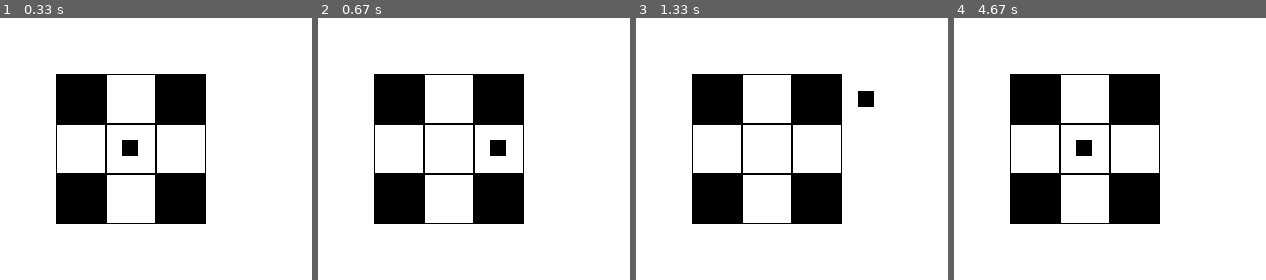
Above: before the commit, frames 1-4 (left to right).
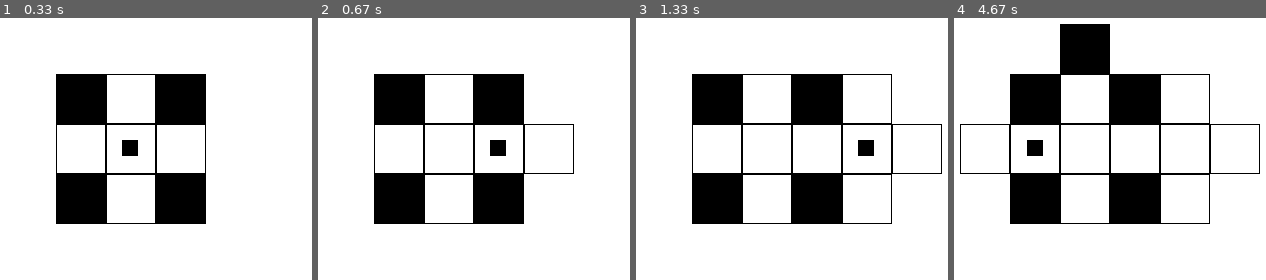
Above: after the commit, the same moments.

Repository: sillypantscoder/pygame_maze
Game: pygame game, started from main.py
Two runs of this game, one before a commit and one after it. Both use one fixed random seed, a clock stepped at 60 frames per second and the inputs below.
Inputs:
- Up to frame 1 (0.33 s): no input
- Up to frame 2 (0.67 s): hold D from 0.33 s (still down)
- Up to frame 3 (1.33 s): release D at 0.8 s; hold W 0.83-1.13 s; hold D from 1.17 s (still down)
- Up to frame 4 (4.67 s): release D at 1.63 s; hold A 1.67-2.2 s; hold S 2.23-2.53 s; hold A 2.57-2.97 s; hold W 3-3.37 s; hold D 3.4-4.03 s; hold S 4.07-4.43 s; hold A from 4.47 s (still down)

Frame 1 is identical in both runs. In frame 2, 0.2% of the frame differs, in the area x 66-83%, y 40-60%; in frame 3, 1.6%; in frame 4, 4.9%, in the area x 1-99%, y 2-79%.

Commit message:
Blocks generate as you walk around

Diff:
--- a/main.py
+++ b/main.py
@@ -1,4 +1,5 @@
 import pygame
+import random
 
 WHITE = (255, 255, 255)
 BLACK = (0, 0, 0)
@@ -7,16 +8,44 @@
 playerpos = [0, 0]
 SCREENSIZE = [500, 500]
 
+def getBlock(x: int, y: int) -> "dict[str, int] | None":
+	"""Returns the block at the given coordinates."""
+	for block in BOARD:
+		if block["x"] == x and block["y"] == y:
+			return block
+
+def getPlayerBlock() -> "dict[str, int]":
+	"""Returns the block the player is on."""
+	return getBlock(playerpos[0], playerpos[1])
+
 def playerMove(direction: str) -> None:
 	"""Moves the player in the given direction."""
 	if direction == "up":
 		playerpos[1] -= 1
+		if getPlayerBlock()["state"] == 1: playerpos[1] += 1
 	elif direction == "down":
 		playerpos[1] += 1
+		if getPlayerBlock()["state"] == 1: playerpos[1] -= 1
 	elif direction == "left":
 		playerpos[0] -= 1
+		if getPlayerBlock()["state"] == 1: playerpos[0] += 1
 	elif direction == "right":
 		playerpos[0] += 1
+		if getPlayerBlock()["state"] == 1: playerpos[0] -= 1
+	# Check the surrounding blocks to make sure they exist.
+	if getBlock(playerpos[0]    , playerpos[1]    ) == None: addBlock(playerpos[0]    , playerpos[1]    ) # Player position
+	if getBlock(playerpos[0] + 1, playerpos[1]    ) == None: addBlock(playerpos[0] + 1, playerpos[1]    ) # Right
+	if getBlock(playerpos[0]    , playerpos[1] + 1) == None: addBlock(playerpos[0]    , playerpos[1] + 1) # Down
+	if getBlock(playerpos[0] - 1, playerpos[1]    ) == None: addBlock(playerpos[0] - 1, playerpos[1]    ) # Left
+	if getBlock(playerpos[0]    , playerpos[1] - 1) == None: addBlock(playerpos[0]    , playerpos[1] - 1) # Up
+
+def addBlock(x: int, y: int) -> None:
+	"""Adds a block to the board."""
+	BOARD.append({"x": x, "y": y, "state": newBlockState()})
+
+def newBlockState() -> int:
+	"""Generates a new block state."""
+	return random.choices([0, 1], weights=[5, 1], k=1)[0]
 
 screen = pygame.display.set_mode(SCREENSIZE, pygame.RESIZABLE)
 
